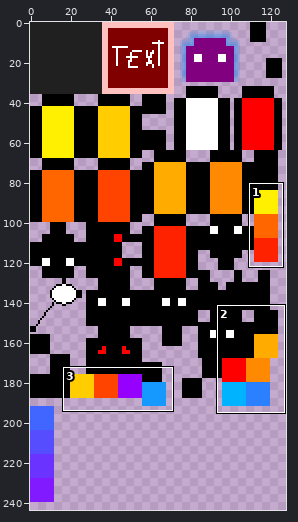
Sprite sheet, stored at html5game/index_texture_0.png. Above: a wide view before the commit, with the close-up outlined.
Close-up. Before:
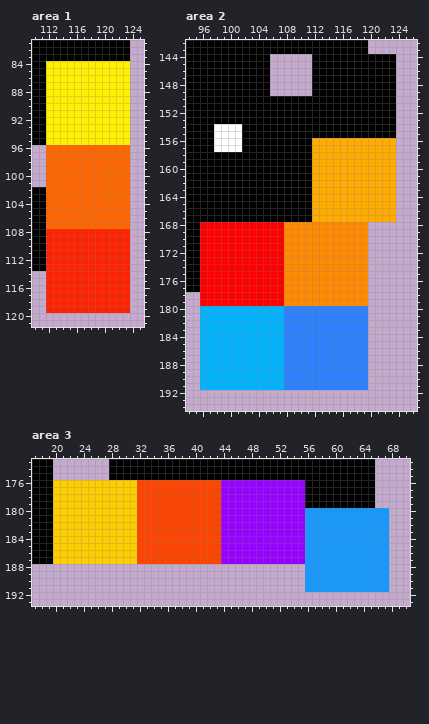
The file is 128x256 pixels. Pixels under 10% opacity are left out. Colours within 5 levels of each other are drawn and written as one. Shown: area 1: x 110..125, y 81..121; area 2: x 94..126, y 142..194; area 3: x 17..70, y 173..193. The wide view leaves out empty margins. The commit also changed other parts of the picture, which this record leaves out.
Now the later version:
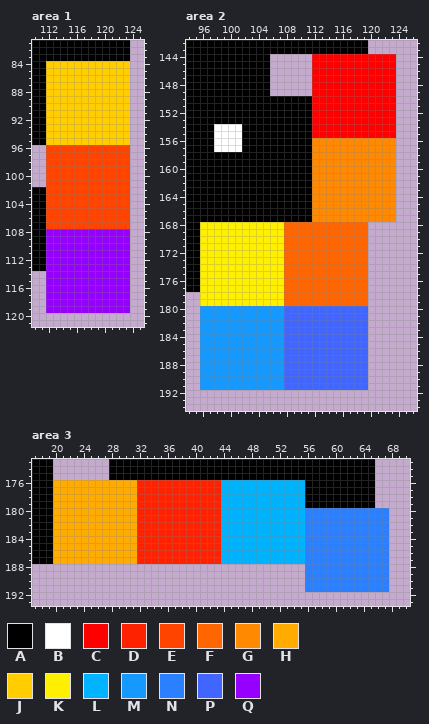
Palette (. is transparent): A #000000  B #ffffff  C #ff0000  D #ff2200  E #ff4400  F #ff6600  G #ff8900  H #ffab00  J #ffcd00  K #ffef00  L #00b3ff  M #1599ff  N #2b80ff  P #4066ff  Q #9600ff
Edits made:
Area 1:
y 84..95: x 112..123 KKKKKKKKKKKK -> JJJJJJJJJJJJ
y 96..107: x 112..123 FFFFFFFFFFFF -> EEEEEEEEEEEE
y 108..119: x 112..123 DDDDDDDDDDDD -> QQQQQQQQQQQQ
Area 2:
y 144..155: x 112..123 AAAAAAAAAAAA -> CCCCCCCCCCCC
y 156..167: x 112..123 HHHHHHHHHHHH -> GGGGGGGGGGGG
y 168..179: x 96..119 CCCCCCCCCCCCGGGGGGGGGGGG -> KKKKKKKKKKKKFFFFFFFFFFFF
y 180..191: x 96..119 LLLLLLLLLLLLNNNNNNNNNNNN -> MMMMMMMMMMMMPPPPPPPPPPPP
Area 3:
y 176..179: x 20..55 JJJJJJJJJJJJEEEEEEEEEEEEQQQQQQQQQQQQ -> HHHHHHHHHHHHDDDDDDDDDDDDLLLLLLLLLLLL
y 180..187: x 20..67 JJJJJJJJJJJJEEEEEEEEEEEEQQQQQQQQQQQQMMMMMMMMMMMM -> HHHHHHHHHHHHDDDDDDDDDDDDLLLLLLLLLLLLNNNNNNNNNNNN
y 188..191: x 56..67 MMMMMMMMMMMM -> NNNNNNNNNNNN
Where, in picture pixels (left, top, right, bottom), the same in both close-ups:
changed: (46, 61, 130, 313)
changed: (200, 54, 396, 390)
changed: (53, 480, 389, 592)
